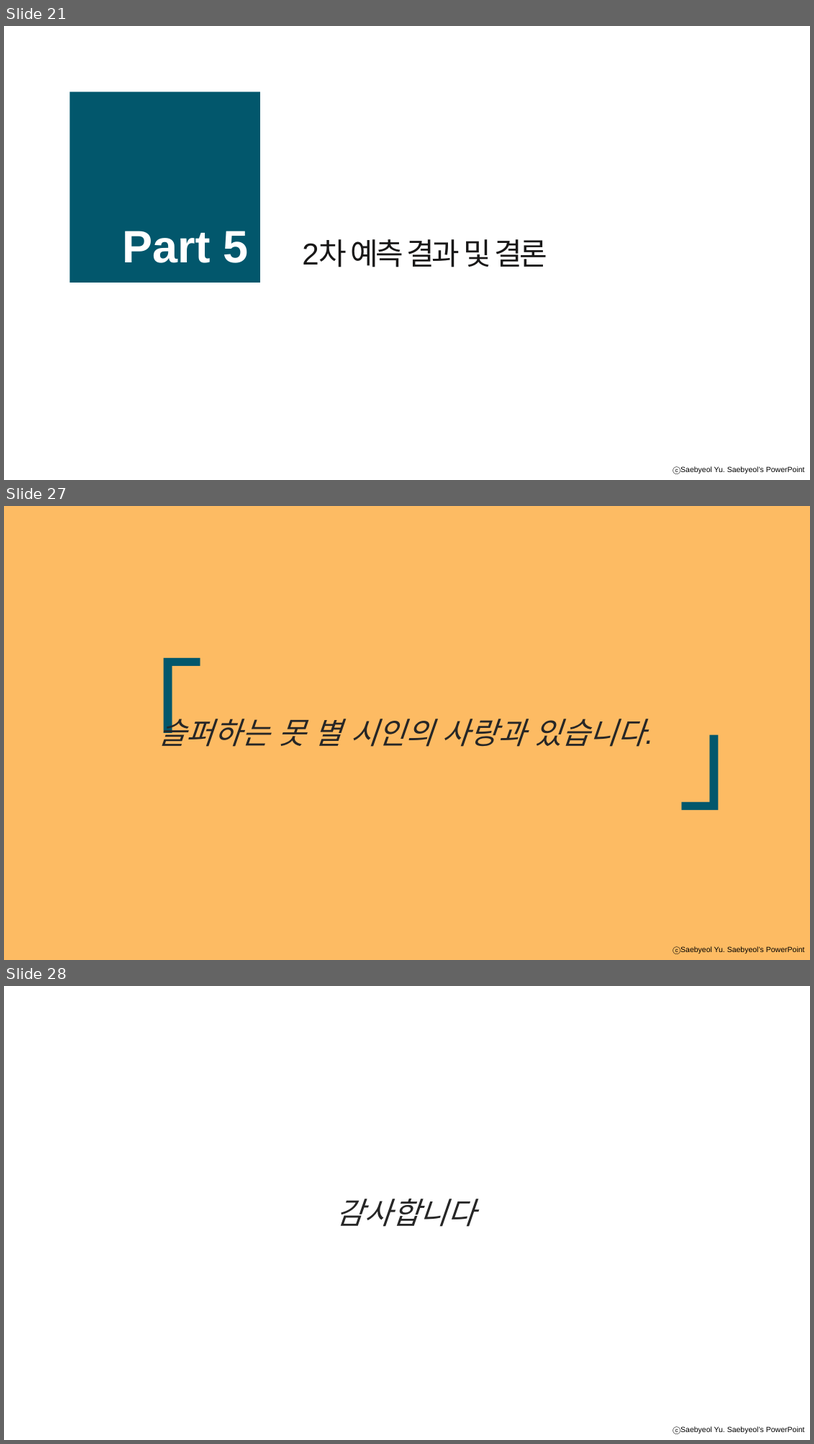
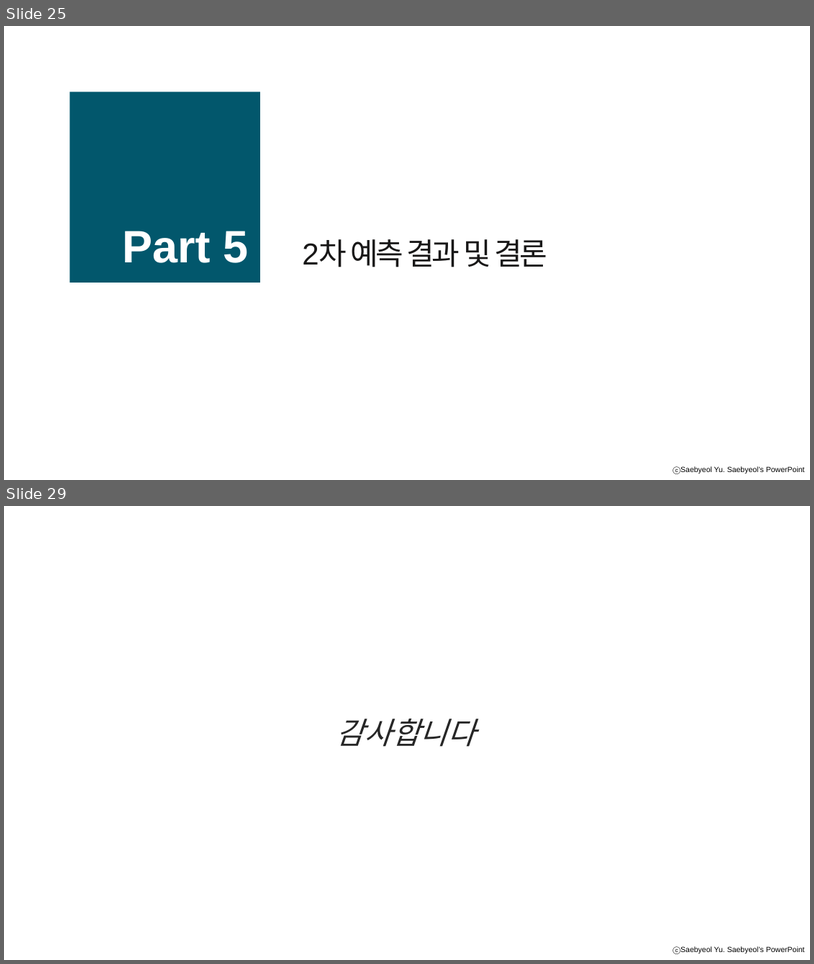
Before and after one commit to A-dongl/P3_kospi, a slide deck: 2차 발표자료.pptx. Shown one above the other, each under a label of ours: slides 21, 27 and 28 before the commit, slides 25 and 29 after it; the slides between them are not shown. The pictures are 814x1444 and 814x964 pixels, drawn with LibreOffice and Linux fonts; fonts in the diff are those of the drawing; background and template pictures are left out. Boxes give left, top, right and bottom in pixels: in the first picture for what was removed or moved away, otherwise in the second. Text is boxed around its words. In the diff, an @@ line names an element or a change of style, - is before the commit and + after.

```diff
--- a/2차 발표자료.pptx
+++ b/2차 발표자료.pptx
@@ slide 27 removed at [4, 506, 810, 960], background #FDBB63; not listed: 1 template element that a slide beside it also shows @@
@@ text removed at [88, 657, 204, 746] @@
-「
@@ text removed at [158, 711, 646, 746] @@
-슬퍼하는 못 별 시인의 사랑과 있습니다.
@@ text removed at [679, 734, 795, 810] @@
-」
@@ what was slide 21 is now slide 25 @@
@@ what was slide 28 is now slide 29 @@
```
Also in this commit, not shown: 11 slides changed, 10 slides added, 10 other slides removed, 1 other file.
